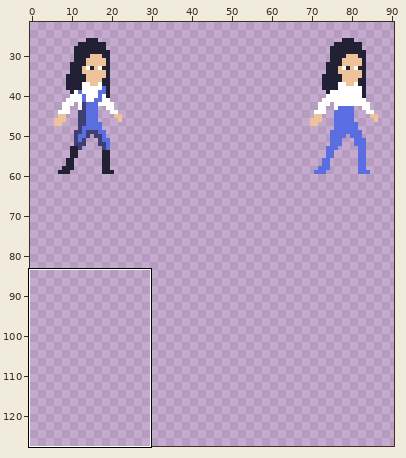
Two versions of one sprite sheet, data/sprites/player.png. Above, an overview of the earlier version with the close-up marked.
Close-up. As it was:
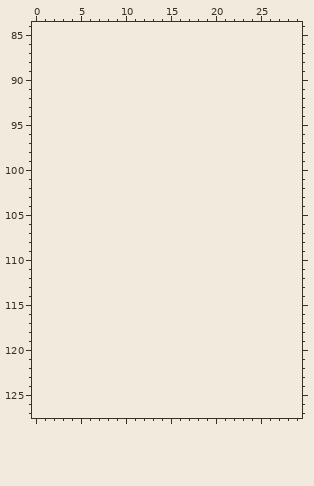
The file is 162x64 pixels. Shown: x 0..29, y 84..127. The old version is drawn lined up with the new one, on the new canvas. The wide view leaves out empty margins.
Now the later version:
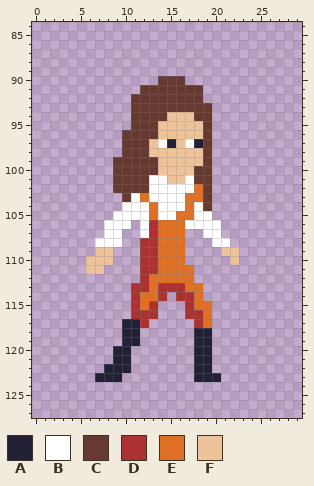
Palette (. is transparent): A #222034  B #ffffff  C #663931  D #ac3232  E #df7126  F #eec39a
From old to new:
{"change": "canvas 162x64 -> 162x128"}
{"y":90,"x":14,"old":"...","new":"CCC"}
{"y":91,"x":12,"old":".......","new":"CCCCCCC"}
{"y":92,"x":11,"old":"........","new":"CCCCCCCC"}
{"y":93,"x":11,"old":".........","new":"CCCCCCCCC"}
{"y":94,"x":11,"old":".........","new":"CCCCFFFCC"}
{"y":95,"x":11,"old":".........","new":"CCCFFFFFC"}
{"y":96,"x":10,"old":"..........","new":"CCCCFFFFFC"}
{"y":97,"x":10,"old":"..........","new":"CCCFBAFBAC"}
{"y":98,"x":10,"old":"..........","new":"CCCFFFFFFC"}
{"y":99,"x":9,"old":"...........","new":"CCCCCFFFFFC"}
{"y":100,"x":9,"old":"...........","new":"CCCCCFFFFCC"}
{"y":101,"x":9,"old":"...........","new":"CCCCBBFFBCC"}
{"y":102,"x":9,"old":"...........","new":"CCCCBBBBBEC"}
{"y":103,"x":10,"old":"..........","new":"CBEBBBBEEC"}
{"y":104,"x":10,"old":"..........","new":"BBBEBBBEBC"}
{"y":105,"x":9,"old":"...........","new":"BBBBEBBEEBB"}
{"y":106,"x":8,"old":"...","new":"BBB"}
{"y":106,"x":12,"old":".........","new":"BDEEEBBBB"}
{"y":107,"x":8,"old":"..","new":"BB"}
{"y":107,"x":12,"old":".....","new":"BDEEE"}
{"y":107,"x":19,"old":"..","new":"BB"}
{"y":108,"x":7,"old":"...","new":"BBB"}
{"y":108,"x":12,"old":".....","new":"DDEEE"}
{"y":108,"x":20,"old":"..","new":"BB"}
{"y":109,"x":7,"old":"..","new":"FF"}
{"y":109,"x":12,"old":".....","new":"DDEEE"}
{"y":109,"x":21,"old":"..","new":"FF"}
{"y":110,"x":6,"old":"...","new":"FFF"}
{"y":110,"x":12,"old":".....","new":"DDEEE"}
{"y":110,"x":22,"old":".","new":"F"}
{"y":111,"x":6,"old":"..","new":"FF"}
{"y":111,"x":12,"old":"......","new":"DDEEEE"}
{"y":112,"x":12,"old":"......","new":"DEEEEE"}
{"y":113,"x":11,"old":"........","new":"DDEDDDEE"}
{"y":114,"x":11,"old":"....","new":"DEED"}
{"y":114,"x":16,"old":"...","new":"DDE"}
{"y":115,"x":11,"old":"...","new":"DED"}
{"y":115,"x":17,"old":"...","new":"DEE"}
{"y":116,"x":11,"old":"...","new":"DDD"}
{"y":116,"x":17,"old":"...","new":"DDE"}
{"y":117,"x":10,"old":"...","new":"AAD"}
{"y":117,"x":18,"old":"..","new":"DE"}
{"y":118,"x":10,"old":"..","new":"AA"}
{"y":118,"x":18,"old":"..","new":"AA"}
{"y":119,"x":10,"old":"..","new":"AA"}
{"y":119,"x":18,"old":"..","new":"AA"}
{"y":120,"x":9,"old":"..","new":"AA"}
{"y":120,"x":18,"old":"..","new":"AA"}
{"y":121,"x":9,"old":"..","new":"AA"}
{"y":121,"x":18,"old":"..","new":"AA"}
{"y":122,"x":8,"old":"...","new":"AAA"}
{"y":122,"x":18,"old":"..","new":"AA"}
{"y":123,"x":7,"old":"...","new":"AAA"}
{"y":123,"x":18,"old":"...","new":"AAA"}
